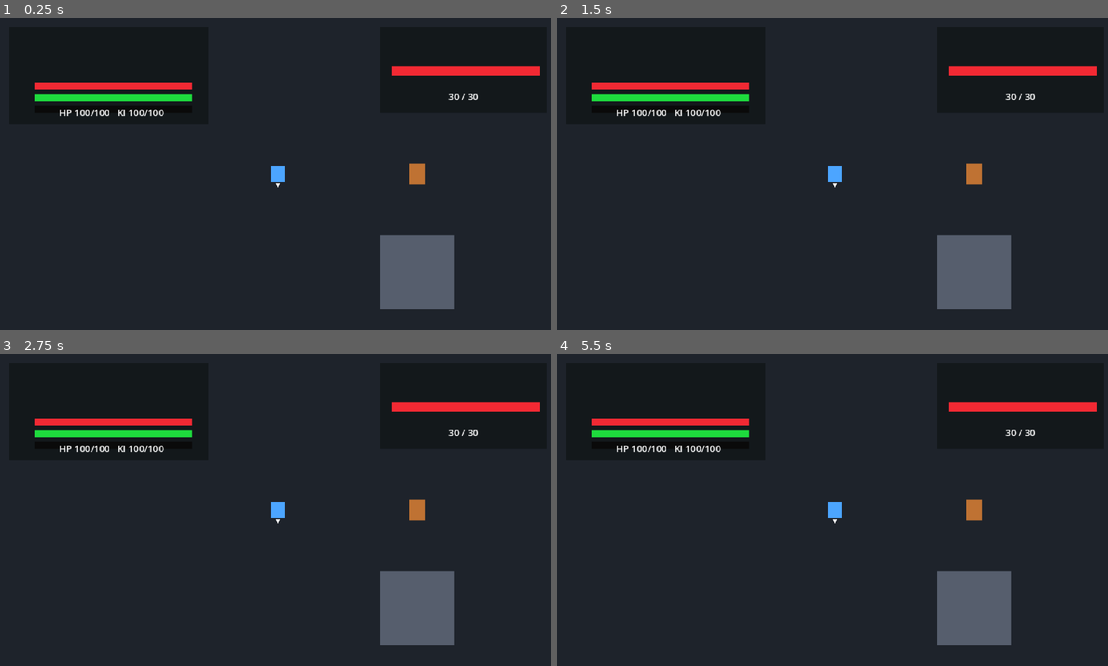
Above: before the commit, frames 1-4 (two rows, left to right).
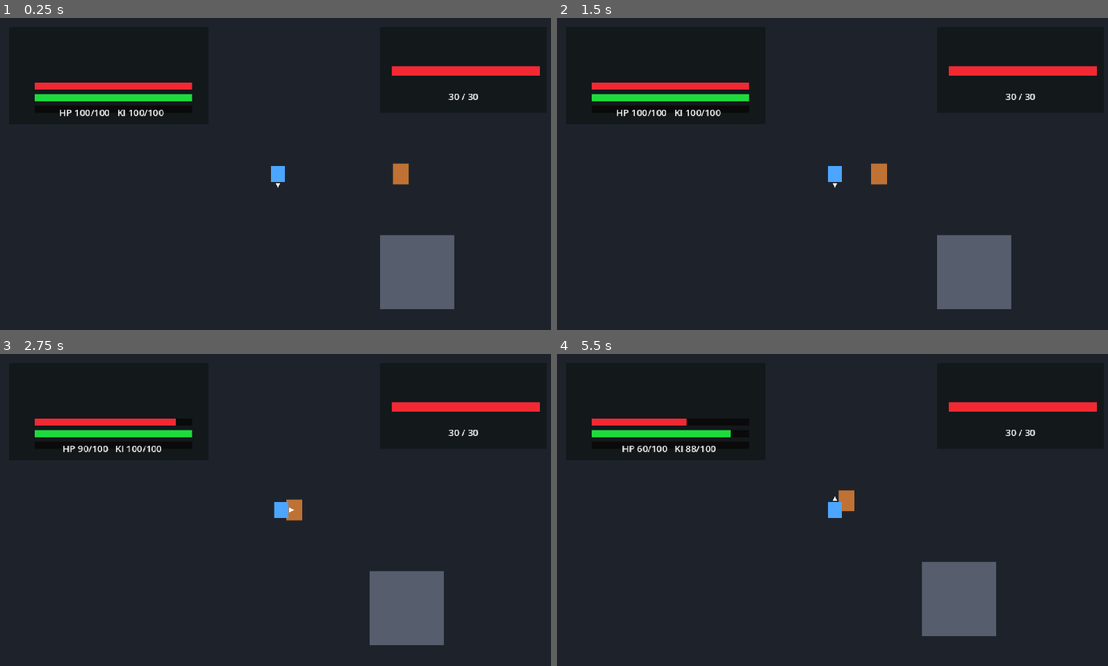
Above: after the commit, the same moments.

Repository: kikajima/dragonballsoullegacy
Game: Godot game, scene res://scenes/bootstrap/bootstrap.tscn
Two runs of this game, one before a commit and one after it. Both use one fixed random seed, a clock stepped at 60 frames per second and the inputs below.
Inputs:
- Up to frame 1 (0.25 s): no input
- Up to frame 2 (1.5 s): hold D (move_right) 0.53-1.28 s; tap J (attack) at 0.6, 1.35 s; hold S (move_down) from 1.28 s (still down)
- Up to frame 3 (2.75 s): release S (move_down) at 2.03 s; hold D (move_right) from 2.03 s (still down); hold Shift (block) from 2.03 s (still down); tap J (attack) at 2.3 s
- Up to frame 4 (5.5 s): release D (move_right) at 2.78 s; release Shift (block) at 2.78 s; hold W (move_up) 2.78-3.53 s; tap L (charge_ki) at 2.85 s; tap J (attack) every 0.75 s from 3.05 to 5.3 s; tap Enter at 3.5, 5 s; hold A (move_left) 3.53-5.03 s; tap Space (dash) at 3.6, 4.25 s; tap E (interact) at 4.35 s; hold S (move_down) from 5.03 s (still down); tap K (ki_blast) at 5.1 s

The runs differ from the first frame. In frame 1, 0.4% of the frame differs, in the area x 71-78%, y 46-54%; in frame 2, 0.4%; in frame 3, 1.7%; in frame 4, 2.9%, in the area x 10-83%, y 20-94%.
Error before the commit: Parse Error: Could not parse global class "MeleeCombatComponent" from "res://combat/melee/melee_combat_component.gd". (res://actors/enemies/debug_goku_enemy.gd…
Error after the commit: Invalid call. Nonexistent function 'is_kick_pressed' in base 'Node (PlayerInputController)'. (res://actors/player/player.gd:101)

Commit message:
fix: restore valid melee component with explicit damage

Diff:
--- a/combat/melee/melee_combat_component.gd
+++ b/combat/melee/melee_combat_component.gd
@@ -5,7 +5,8 @@
 signal attack_finished
 signal attack_buffered
 
-@export var attack_duration: float = 0.40\n@export var damage: int = 10
+@export var attack_duration: float = 0.40
+@export var damage: int = 10
 @export var hitbox_active_from: float = 0.11
 @export var hitbox_active_until: float = 0.29
 @export var combo_chain_from: float = 0.26
@@ -90,6 +91,7 @@
 func _begin_attack(facing: StringName) -> void:
 	_current_variant = 2 if _current_variant == 1 else 1
 	_attack_facing = facing
+	attack_hitbox.damage = damage
 	_attacking = true
 	_elapsed = 0.0
 	attack_hitbox.set_facing(_attack_facing)
